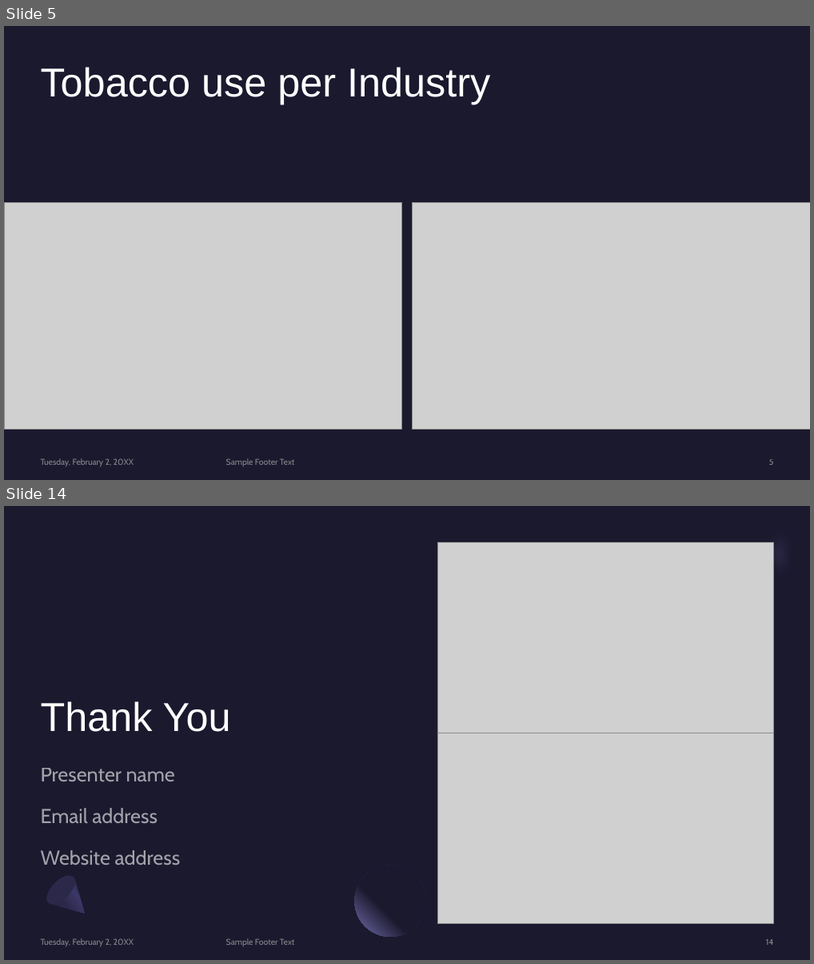
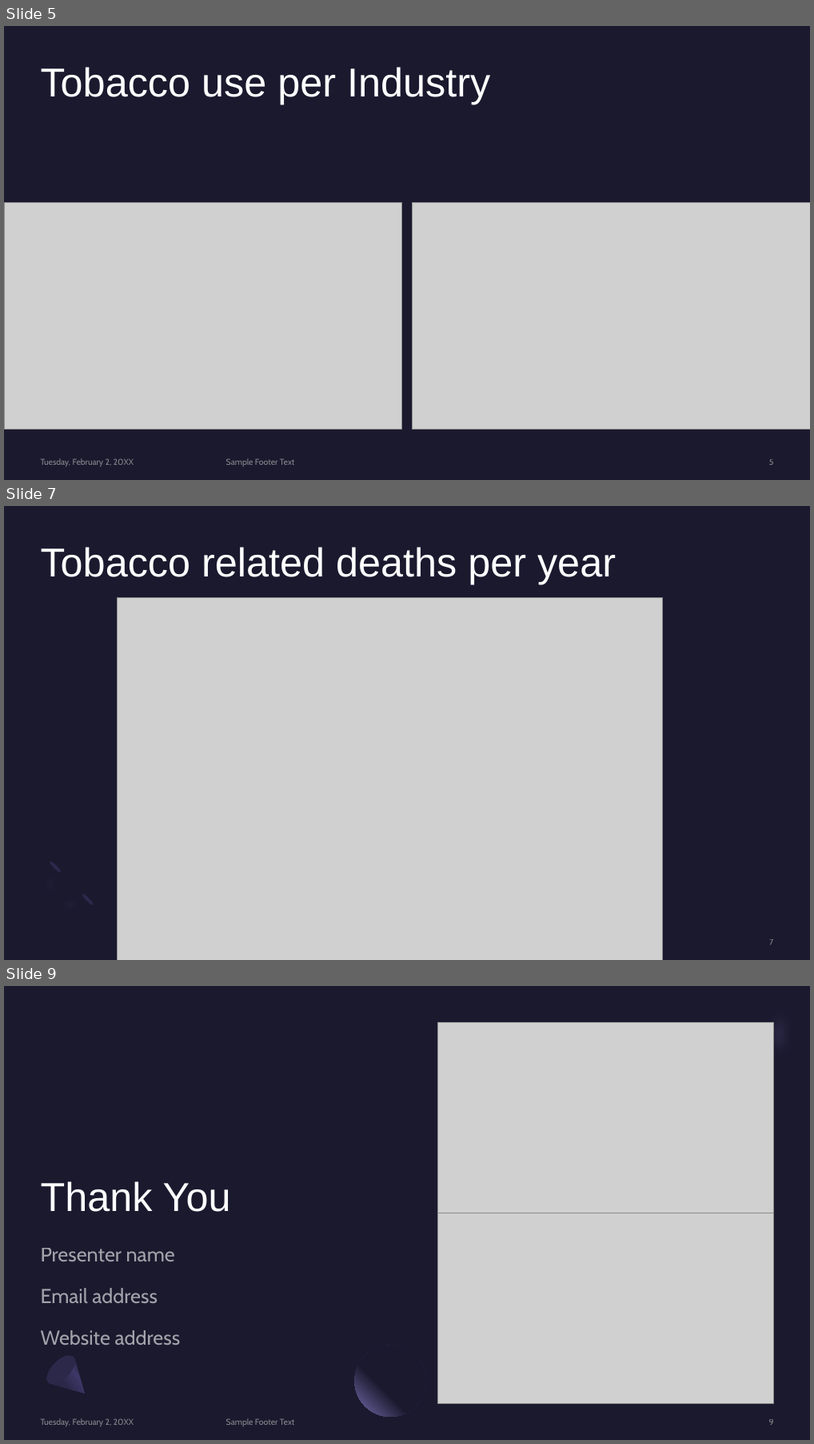
Before and after one commit to AKCase1993/Capstone-NSS-DA7, a slide deck: notebook/Tobacco.pptx. Shown one above the other, each under a label of ours: slides 5 and 14 before the commit, slides 5, 7 and 9 after it; the slides between them are not shown. The pictures are 814x964 and 814x1444 pixels, drawn with LibreOffice and Linux fonts; fonts in the diff are those of the drawing; grey boxes stand for pictures. Boxes give left, top, right and bottom in pixels: in the first picture for what was removed or moved away, otherwise in the second. Text is boxed around its words. In the diff, an @@ line names an element or a change of style, - is before the commit and + after.

```diff
--- a/notebook/Tobacco.pptx
+++ b/notebook/Tobacco.pptx
@@ slide 7 added at bbox=[4, 506, 810, 960], background #1B192E; not listed: 1 template element that a slide beside it also shows @@
@@ title added at bbox=[41, 547, 616, 584], 48 pt, text #FFFFFF @@
+Tobacco related deaths per year
@@ picture added at bbox=[118, 598, 662, 960] @@
@@ ellipse added at bbox=[49, 860, 62, 873], fill #2C284A @@
@@ ellipse added at bbox=[81, 892, 94, 906], fill #2C284A @@
@@ page number added at bbox=[770, 939, 774, 944], 10 pt, text #A6A6A6 at 80% opacity @@
+7
@@ what was slide 14 is now slide 9 @@
@@ page number at bbox=[770, 1419, 774, 1424]: text changed @@
-14
+9
```
Also in this commit, not shown: 4 slides changed, 1 other slide added, 7 slides removed, 8 other files.
